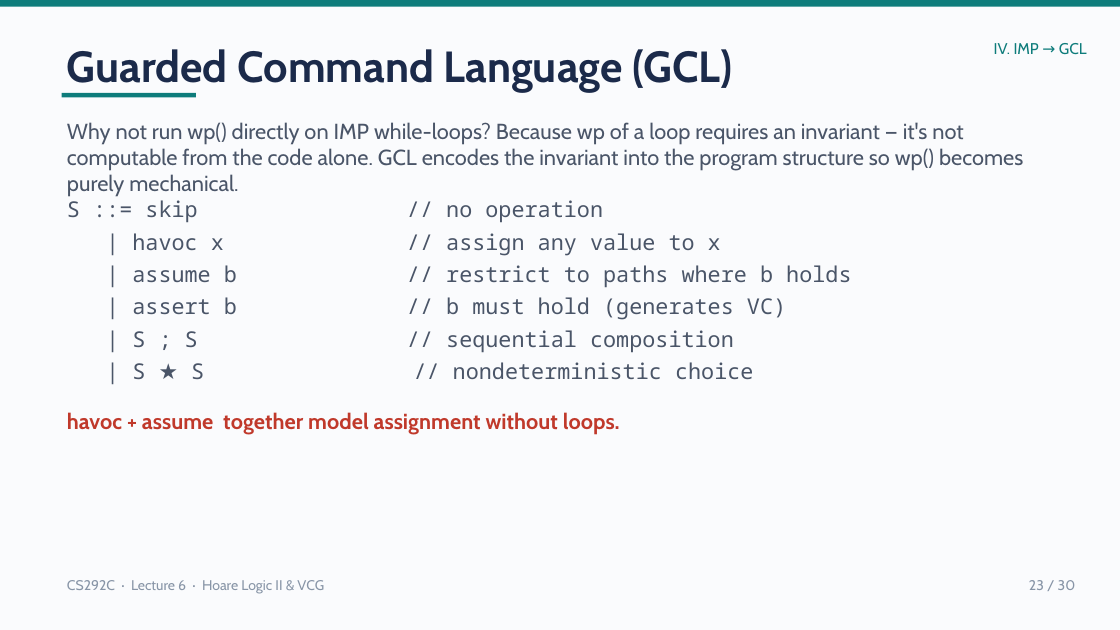
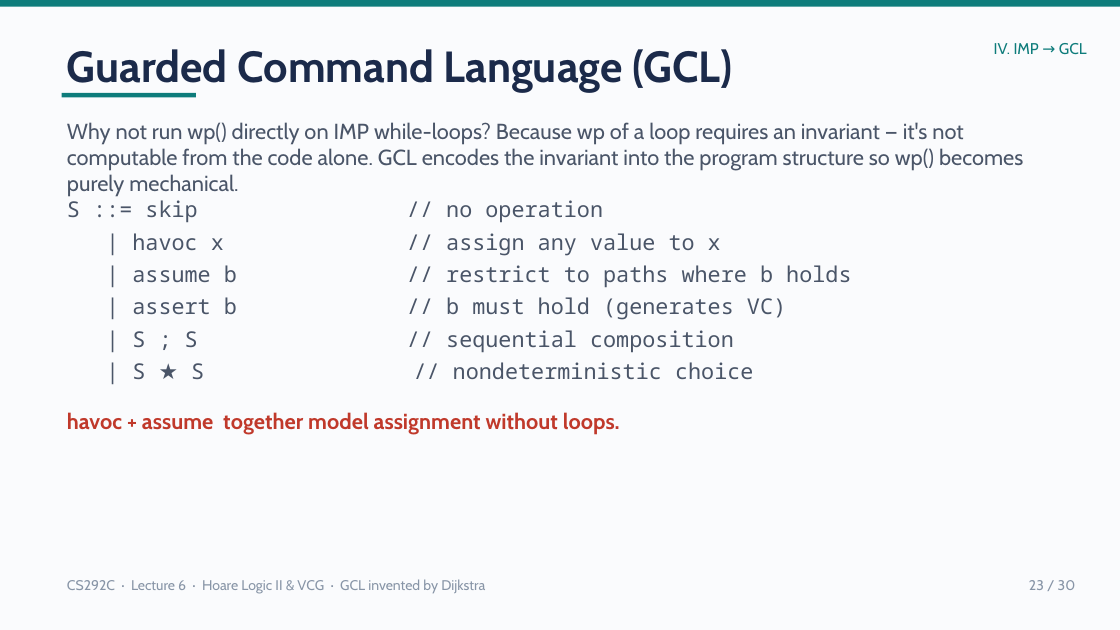
Before and after one commit to fredfeng/CS292C, a slide deck: slide 23 of lectures/lecture06.pptx. Drawn at 1120x630 pixels with LibreOffice and Linux fonts; fonts in the diff are those of the drawing. Boxes give left, top, right and bottom in pixels: in the first picture for what was removed or moved away, otherwise in the second. Text is boxed around its words. In the diff, an @@ line names an element or a change of style, - is before the commit and + after.

```diff
--- a/lectures/lecture06.pptx
+++ b/lectures/lecture06.pptx
@@ text at (67,579,485,594): text changed @@
-CS292C · Lecture 6 · Hoare Logic II & VCG
+CS292C · Lecture 6 · Hoare Logic II & VCG · GCL invented by Dijkstra
```
Also in this commit, not shown: 3 other files.
